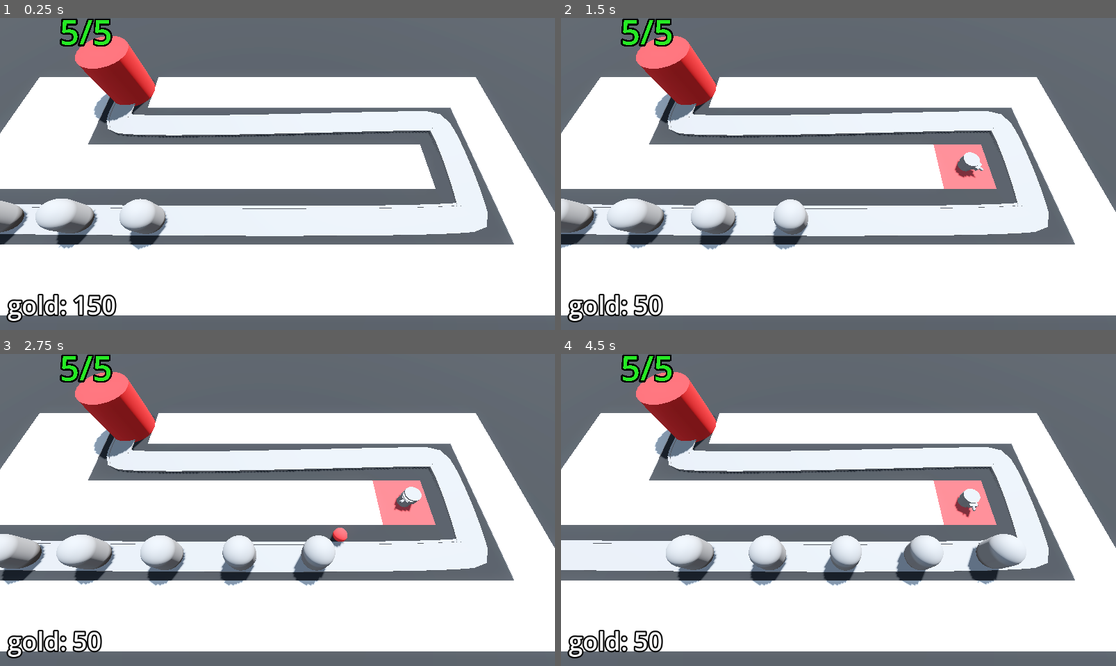
Above: before the commit, frames 1-4 (two rows, left to right).
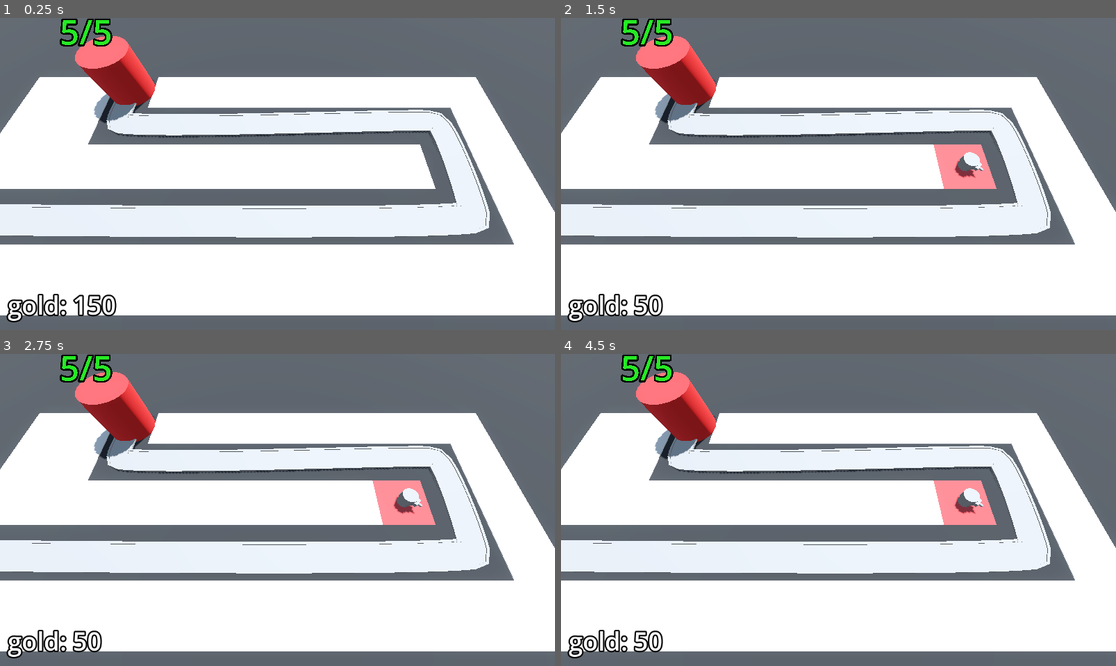
Above: after the commit, the same moments.

Repository: VampireSqu1d/BarbarianBlaster
Game: Godot game, scene res://scenes/base_level.tscn
Two runs of this game, one before a commit and one after it. Both use one fixed random seed, a clock stepped at 60 frames per second and the inputs below.
Inputs (mouse positions are in pixels of both pictures, inside the frame that each line leads up to):
- Up to frame 1 (0.25 s): no input
- Up to frame 2 (1.5 s): move the mouse to (960, 158) at 0.52 s; press the mouse at (960, 158) at 0.53 s; move the mouse to (727, 189) at 1.27 s; release the mouse at (727, 189) at 1.28 s; click (727, 189) at 1.35 s
- Up to frame 3 (2.75 s): move the mouse to (333, 441) at 2.02 s; press the mouse at (333, 441) at 2.03 s
- Up to frame 4 (4.5 s): move the mouse to (810, 572) at 2.77 s; release the mouse at (810, 572) at 2.78 s; click (810, 572) at 2.85 s; move the mouse to (1005, 556) at 3.52 s; press the mouse at (1005, 556) at 3.53 s; move the mouse to (672, 463) at 4.27 s; release the mouse at (672, 463) at 4.28 s; click (672, 463) at 4.35 s

The runs differ from the first frame. In frame 1, 2.9% of the frame differs, in the area x 0-89%, y 27-75%; in frame 2, 3.6%; in frame 3, 4.6%; in frame 4, 4.5%.

Commit message:
added difficulty curves and scalling enemy health

Diff:
--- a/scenes/base_level.tscn
+++ b/scenes/base_level.tscn
@@ -8,6 +8,7 @@
 [ext_resource type="Script" path="res://scripts/turret_manager.gd" id="5_kg6dv"]
 [ext_resource type="PackedScene" uid="uid://b4gvf04r7d8bx" path="res://scenes/turret.tscn" id="6_tbijb"]
 [ext_resource type="Script" path="res://scripts/bank.gd" id="8_ompyu"]
+[ext_resource type="PackedScene" uid="uid://cn8qergfy0mmt" path="res://scenes/difficulty_manager.tscn" id="9_lrg76"]
 
 [sub_resource type="ProceduralSkyMaterial" id="ProceduralSkyMaterial_p1u2k"]
 sky_horizon_color = Color(0.64625, 0.65575, 0.67075, 1)
@@ -64,10 +65,11 @@
 "cells": PackedInt32Array(65535, 65534, 0, 65535, 2, 0, 4, 65535, 0, 65530, 65535, 0, 65530, 65534, 0, 65530, 0, 0, 655 …(349 unchanged characters)…
 }
 
-[node name="EnemyPath3D" type="Path3D" parent="."]
+[node name="EnemyPath3D" type="Path3D" parent="." node_paths=PackedStringArray("difficulty_manager")]
 curve = SubResource("Curve3D_0t7fp")
 script = ExtResource("3_qtkth")
 enemy_scene = ExtResource("2_qd3o1")
+difficulty_manager = NodePath("../DifficultyManager")
 
 [node name="Road" type="CSGPolygon3D" parent="EnemyPath3D"]
 transform = Transform3D(1, 0, 0, 0, 1, 0, 0, 0, 1, 0, 0.1, 0)
@@ -85,7 +87,6 @@
 
 [node name="RightEdge" type="CSGPolygon3D" parent="EnemyPath3D"]
 transform = Transform3D(1, 0, 0, 0, 1, 0, 0, 0, 1, 0, 0.1, 0)
-visible = false
 polygon = PackedVector2Array(0.9, 0, 0.9, 0.15, 1.1, 0.15, 1.1, 0)
 mode = 2
 path_node = NodePath("..")
@@ -111,31 +112,6 @@
 path_continuous_u = true
 path_u_distance = 1.0
 path_joined = false
-
-[node name="Enemy" parent="EnemyPath3D" instance=ExtResource("2_qd3o1")]
-transform = Transform3D(0.00309984, -7.0169e-05, -0.999985, 0, 0.999992, -7.01692e-05, 0.999985, 2.17516e-07, 0.00309984, -29.7872, -0.140697, 6.22109)
-speed = 4.5
-max_health = 51.0
-
-[node name="Enemy2" parent="EnemyPath3D" instance=ExtResource("2_qd3o1")]
-transform = Transform3D(-0.0125575, -7.1615e-05, -0.999911, -1.10997e-06, 0.999992, -7.16066e-05, 0.999911, 2.10676e-07, -0.0125575, -24.7877, -0.140339, 6.2886)
-progress = 5.0
-speed = 4.5
-
-[node name="Enemy3" parent="EnemyPath3D" instance=ExtResource("2_qd3o1")]
-transform = Transform3D(-0.0108901, -7.14611e-05, -0.999931, -9.90703e-07, 0.999992, -7.14544e-05, 0.999931, 2.12493e-07, -0.0108901, -19.788, -0.139981, 6.34724)
-progress = 10.0
-speed = 4.5
-
-[node name="Enemy4" parent="EnemyPath3D" instance=ExtResource("2_qd3o1")]
-transform = Transform3D(-0.00906236, -7.12923e-05, -0.999949, -8.60246e-07, 0.999992, -7.12873e-05, 0.999949, 2.14174e-07, -0.00906236, -14.7883, -0.139624, 6.39723)
-progress = 15.0
-speed = 4.5
-
-[node name="Enemy5" parent="EnemyPath3D" instance=ExtResource("2_qd3o1")]
-transform = Transform3D(-0.00684908, -7.10879e-05, -0.999966, -7.02682e-07, 0.999992, -7.10845e-05, 0.999966, 2.15797e-07, -0.00684908, -9.78841, -0.139268, 6.43723)
-progress = 20.0
-speed = 4.5
 
 [node name="EnemyTimer" type="Timer" parent="EnemyPath3D"]
 unique_name_in_owner = true
@@ -172,4 +148,7 @@
 text = "Money: 32"
 label_settings = SubResource("LabelSettings_q3m4m")
 
+[node name="DifficultyManager" parent="." instance=ExtResource("9_lrg76")]
+
 [connection signal="timeout" from="EnemyPath3D/EnemyTimer" to="EnemyPath3D" method="spawn_enemy"]
+[connection signal="stop_spawning_enemies" from="DifficultyManager" to="EnemyPath3D" method="_on_difficulty_manager_stop_spawning_enemies"]
--- /dev/null
+++ b/scenes/difficulty_manager.tscn
@@ -0,0 +1,25 @@
+[gd_scene load_steps=4 format=3 uid="uid://cn8qergfy0mmt"]
+
+[ext_resource type="Script" path="res://scripts/difficulty_manager.gd" id="1_x621s"]
+
+[sub_resource type="Curve" id="Curve_rmw8i"]
+min_value = 0.25
+max_value = 2.0
+_data = [Vector2(0, 2), 0.0, -1.75, 0, 1, Vector2(1, 0.25), -1.75, 0.0, 1, 0]
+point_count = 2
+
+[sub_resource type="Curve" id="Curve_wehlo"]
+min_value = 10.0
+max_value = 150.0
+_data = [Vector2(0, 10), 0.0, 140.0, 0, 1, Vector2(1, 150), 140.0, 0.0, 1, 0]
+point_count = 2
+
+[node name="DifficultyManager" type="Node"]
+script = ExtResource("1_x621s")
+spawn_time_curve = SubResource("Curve_rmw8i")
+enemy_health_curve = SubResource("Curve_wehlo")
+
+[node name="Timer" type="Timer" parent="."]
+one_shot = true
+
+[connection signal="timeout" from="Timer" to="." method="_on_timer_timeout"]
--- a/scenes/enemy.tscn
+++ b/scenes/enemy.tscn
@@ -14,6 +14,21 @@
 radius = 1.0
 height = 3.0
 
+[sub_resource type="Animation" id="Animation_8xmbs"]
+length = 0.001
+tracks/0/type = "value"
+tracks/0/imported = false
+tracks/0/enabled = true
+tracks/0/path = NodePath("DamageHighlight:visible")
+tracks/0/interp = 1
+tracks/0/loop_wrap = true
+tracks/0/keys = {
+"times": PackedFloat32Array(0),
+"transitions": PackedFloat32Array(1),
+"update": 1,
+"values": [false]
+}
+
 [sub_resource type="Animation" id="Animation_rvkr8"]
 resource_name = "take_damage"
 length = 0.1
@@ -28,21 +43,6 @@
 "transitions": PackedFloat32Array(1, 1),
 "update": 1,
 "values": [true, false]
-}
-
-[sub_resource type="Animation" id="Animation_8xmbs"]
-length = 0.001
-tracks/0/type = "value"
-tracks/0/imported = false
-tracks/0/enabled = true
-tracks/0/path = NodePath("DamageHighlight:visible")
-tracks/0/interp = 1
-tracks/0/loop_wrap = true
-tracks/0/keys = {
-"times": PackedFloat32Array(0),
-"transitions": PackedFloat32Array(1),
-"update": 1,
-"values": [false]
 }
 
 [sub_resource type="AnimationLibrary" id="AnimationLibrary_16xls"]
--- a/scenes/turret.tscn
+++ b/scenes/turret.tscn
@@ -19,6 +19,21 @@
 bottom_radius = 0.1
 height = 0.5
 
+[sub_resource type="Animation" id="Animation_v1hon"]
+length = 0.001
+tracks/0/type = "value"
+tracks/0/imported = false
+tracks/0/enabled = true
+tracks/0/path = NodePath("TurretBase/TurretTop:position")
+tracks/0/interp = 1
+tracks/0/loop_wrap = true
+tracks/0/keys = {
+"times": PackedFloat32Array(0),
+"transitions": PackedFloat32Array(1),
+"update": 0,
+"values": [Vector3(0, 0.3, 0)]
+}
+
 [sub_resource type="Animation" id="Animation_fye5s"]
 resource_name = "fire"
 length = 0.3
@@ -33,21 +48,6 @@
 "transitions": PackedFloat32Array(1, 1),
 "update": 0,
 "values": [Vector3(0, 0.3, -0.6), Vector3(0, 0.3, 0)]
-}
-
-[sub_resource type="Animation" id="Animation_v1hon"]
-length = 0.001
-tracks/0/type = "value"
-tracks/0/imported = false
-tracks/0/enabled = true
-tracks/0/path = NodePath("TurretBase/TurretTop:position")
-tracks/0/interp = 1
-tracks/0/loop_wrap = true
-tracks/0/keys = {
-"times": PackedFloat32Array(0),
-"transitions": PackedFloat32Array(1),
-"update": 0,
-"values": [Vector3(0, 0.3, 0)]
 }
 
 [sub_resource type="AnimationLibrary" id="AnimationLibrary_jht40"]
--- a/scripts/base.gd
+++ b/scripts/base.gd
@@ -12,7 +12,6 @@
 var current_health: float = 0.0:
 	set(new_value):
 		current_health = new_value
-		print("health was changed")
 		health_label_3d.text = "%d/%d" % [current_health, max_health]
 		health_label_3d.modulate = min_health_color.lerp(max_health_color, current_health/ max_health)
 		if current_health < 1:
@@ -24,5 +23,4 @@
 
 
 func take_damage() -> void:
-	print("damage dealt to base")
 	current_health -= 1
--- /dev/null
+++ b/scripts/difficulty_manager.gd
@@ -0,0 +1,34 @@
+extends Node
+
+signal stop_spawning_enemies
+
+@export var game_length: = 30.0
+@export var spawn_time_curve: Curve
+@export var enemy_health_curve: Curve
+
+@onready var timer: Timer = $Timer
+
+
+func _ready() -> void:
+	timer.start(game_length)
+
+
+
+func _process(_delta: float) -> void:
+	pass
+
+
+func game_progress_ratio() -> float:
+	return 1.0 - (timer.time_left / game_length)
+
+
+func get_spawn_time()-> float:
+	return spawn_time_curve.sample(game_progress_ratio())
+
+
+func get_enemy_health()-> float:
+	return enemy_health_curve.sample(game_progress_ratio())
+
+
+func _on_timer_timeout() -> void:
+	stop_spawning_enemies.emit()
--- a/scripts/enemy.gd
+++ b/scripts/enemy.gd
@@ -18,7 +18,6 @@
 			bank.gold += gold_value
 			queue_free()
 
-var enabled: = true
 
 func _ready() -> void:
 	current_health = max_health
@@ -27,7 +26,7 @@
 func _process(delta: float) -> void:
 	progress += delta * speed
 
-	if progress_ratio == 1 and enabled:
+	if progress_ratio == 1:
 		base.take_damage()
 		set_process(false)
-		#enabled = false
+		queue_free()
--- a/scripts/enemy_path_3d.gd
+++ b/scripts/enemy_path_3d.gd
@@ -1,9 +1,18 @@
 extends Path3D
 
 @export var enemy_scene: PackedScene
+@export var difficulty_manager: Node
 
 @onready var enemy_timer: Timer = %EnemyTimer
 
 func spawn_enemy() -> void:
 	var enemy_ints = enemy_scene.instantiate()
-	call_deferred("add_child", enemy_ints)
+	enemy_ints.max_health = difficulty_manager.get_enemy_health()
+	add_child(enemy_ints)
+	#call_deferred("add_child", enemy_ints)
+	enemy_timer.wait_time = difficulty_manager.get_spawn_time()
+
+
+
+func _on_difficulty_manager_stop_spawning_enemies() -> void:
+	enemy_timer.stop()
--- a/scripts/turret.gd
+++ b/scripts/turret.gd
@@ -12,7 +12,7 @@
 	pass
 
 
-func _physics_process(delta: float) -> void:
+func _physics_process(_delta: float) -> void:
 	target = find_best_target()
 	if target:
 		look_at(target.global_position, Vector3.UP, true)
Not shown: 6 places in MeshLibraries/SpaceLibrary.tres that only renumber resources
Not shown: 1 places in scenes/base_level.tscn that only renumber resources
